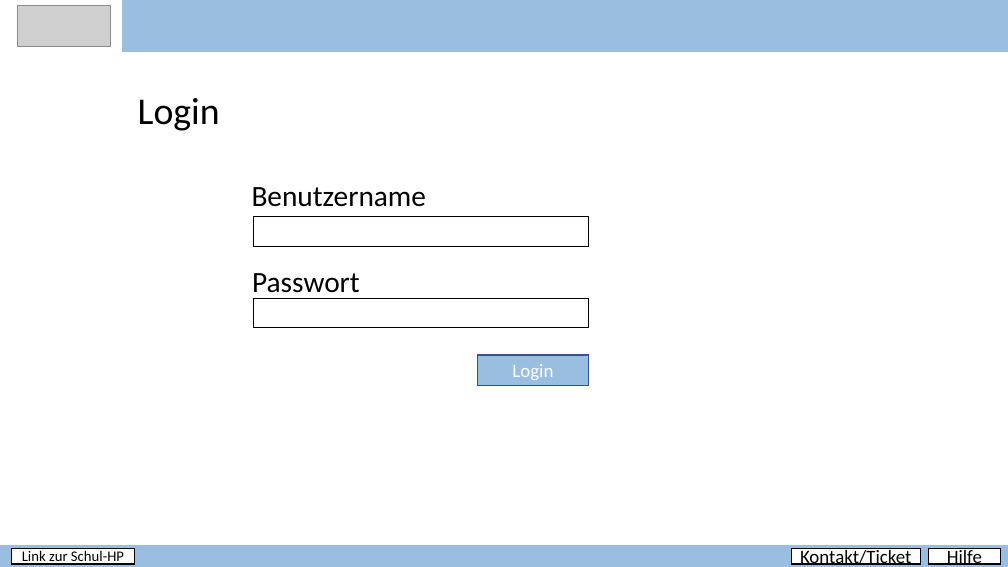
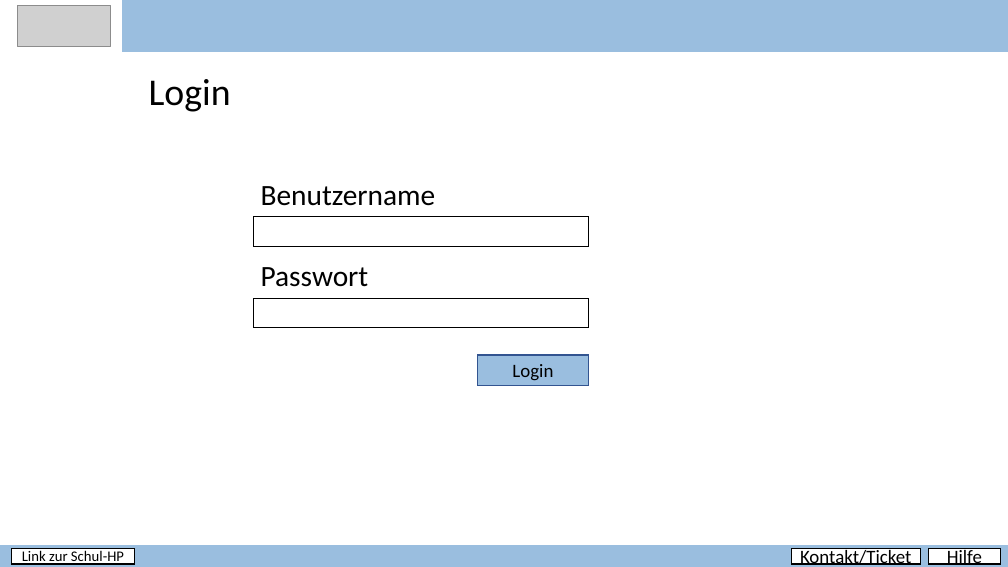
Before and after one commit to PapAnte/g2schoolproject, a slide deck: slide 2 of Layout.pptx. Drawn at 1008x567 pixels with LibreOffice and Linux fonts; fonts in the diff are those of the drawing; grey boxes stand for pictures. Boxes give left, top, right and bottom in pixels: in the first picture for what was removed or moved away, otherwise in the second. Text is boxed around its words. In the diff, an @@ line names an element or a change of style, - is before the commit and + after.

Commit message:
added layout for userinterface and deviceinterface

```diff
--- a/Layout.pptx
+++ b/Layout.pptx
@@ text "Login": place and size @@
-text "Login" at <box>138,98,220,131</box>
+text "Login" at <box>149,79,231,112</box>
@@ text "Benutzername": place and size @@
-text "Benutzername" at <box>252,187,427,207</box>
+text "Benutzername" at <box>261,186,436,206</box>
@@ text "Benutzername" at <box>261,186,436,206</box>: alignment centre to left @@
@@ text "Passwort" at <box>261,267,369,287</box>: alignment centre to left @@
@@ text "Passwort": place and size @@
-text "Passwort" at <box>252,273,360,299</box>
+text "Passwort" at <box>261,267,369,287</box>
@@ rectangle "Login" at <box>478,355,588,386</box>: text colour #FFFFFF to #000000 @@
```
Also in this commit, not shown: 7 slides added.
